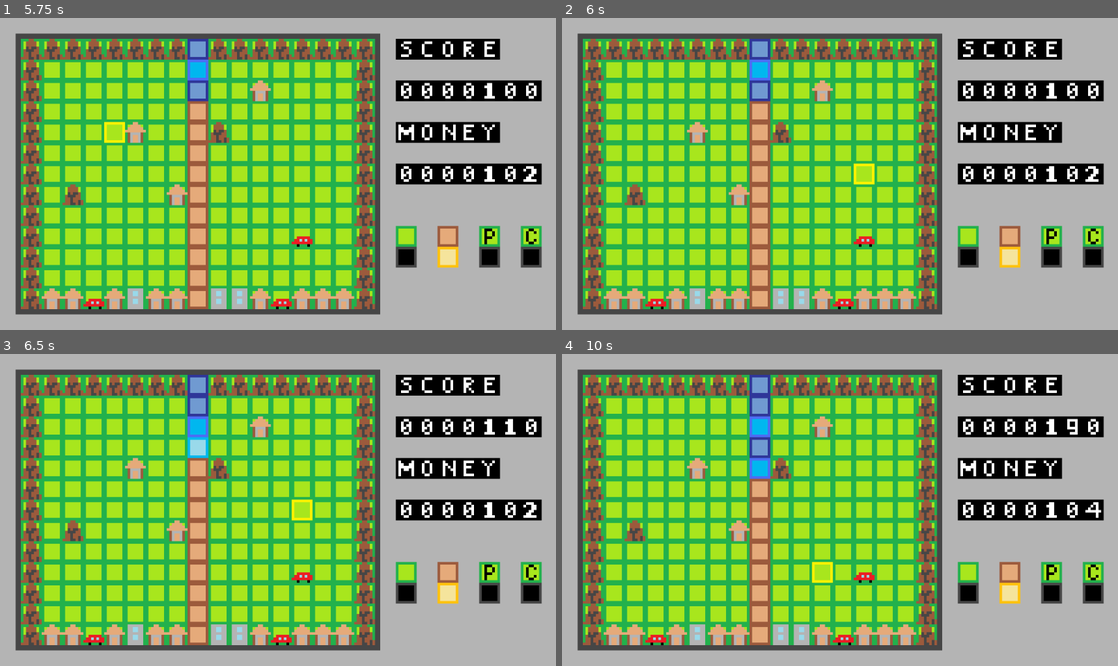
Above: before the commit, frames 1-4 (two rows, left to right).
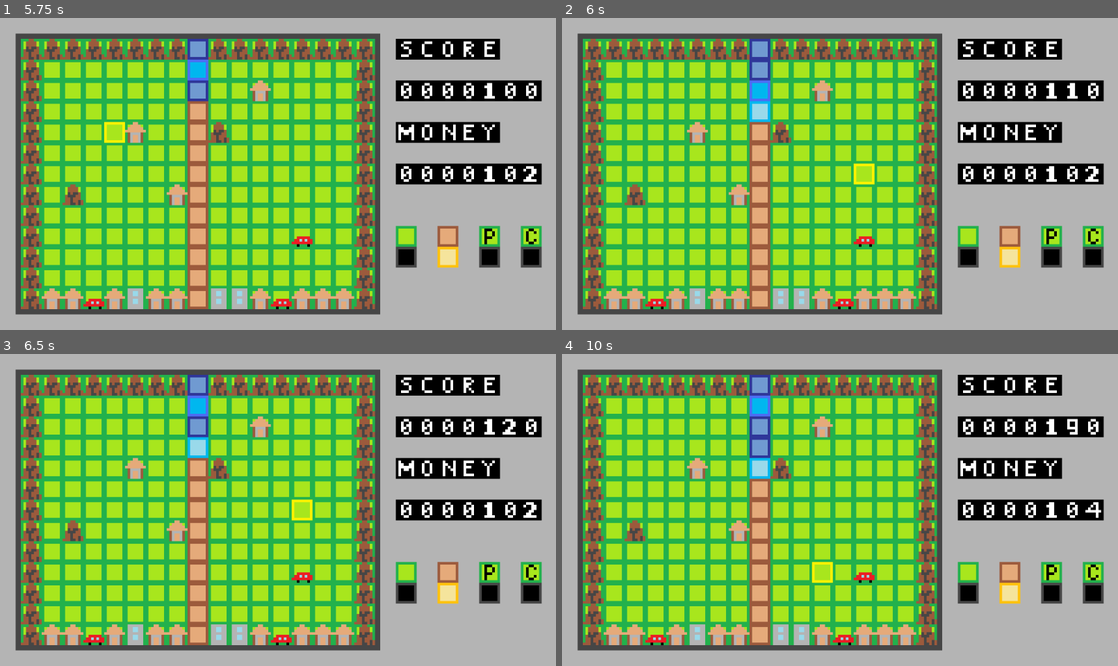
Above: after the commit, the same moments.

Repository: sho16ogura/cs292team5
Game: Godot game, scene res://main menu/main menu/main_menu.tscn
The game is run twice, just before and just after one commit, with the same random seed, the same clock (stepped at 60 frames per second) and the same inputs.
Inputs (mouse positions are in pixels of both pictures, inside the frame that each line leads up to):
- Up to frame 1 (5.75 s): click "Start Game" at 0.5 s; move the mouse to (400, 158) at 1.27 s; tap S (toggle_dig) at 1.35, 2.3, 3.05, 3.6, 4.55, 5.3 s; tap Enter at 2, 5 s; move the mouse to (166, 189) at 2.02 s; click (166, 189) at 2.1 s; move the mouse to (333, 105) at 2.77 s; tap F (toggle_cistern) at 2.85 s; tap Space (pause) at 3.5, 4.9 s; move the mouse to (250, 236) at 3.52 s; move the mouse to (444, 220) at 4.27 s; tap D (toggle_pump) at 4.35 s; move the mouse to (111, 127) at 5.02 s; tap A (toggle_undig) at 5.1 s
- Up to frame 2 (6 s): move the mouse to (867, 174) at 5.77 s; tap S (toggle_dig) at 5.85 s
- Up to frame 3 (6.5 s): no input
- Up to frame 4 (10 s): move the mouse to (756, 432) at 6.52 s; click (756, 432) at 6.6 s; tap S (toggle_dig) at 6.8, 7.55, 8.1, 9.05, 9.8 s; tap Space (pause) at 7.25 s; move the mouse to (962, 494) at 7.27 s; tap F (toggle_cistern) at 7.35 s; move the mouse to (728, 525) at 8.02 s; move the mouse to (895, 441) at 8.77 s; tap D (toggle_pump) at 8.85 s; move the mouse to (812, 572) at 9.52 s; tap A (toggle_undig) at 9.6 s

Frame 1 is identical in both runs. In frame 2, 0.8% of the frame differs, in the area x 33-93%, y 13-34%; in frame 3, 0.5%; in frame 4, 0.8%.

Commit message:
bug fix for UI
- now can display score at the end
- pause functionality is not implemented because I did not know how

Diff:
--- a/team5project/end screen/end_screen.gd
+++ b/team5project/end screen/end_screen.gd
@@ -3,16 +3,17 @@
 
 #@onready var play_again_button = $MarginContainer/HBoxContainer/VBoxContainer/Play_Again_Button
 @onready var main_menu_button = $MarginContainer/HBoxContainer/VBoxContainer/Main_Menu_Button
-@onready var start_level = preload("res://mainGame.tscn") as PackedScene
-@onready var main_menu = preload("res://main menu/main menu/main_menu.tscn") as PackedScene
+#@onready var start_level = preload("res://mainGame.tscn") as PackedScene
+#@onready var main_menu = preload("res://main menu/main menu/main_menu.tscn") as PackedScene
 
 func _ready():
 	#play_again_button.button_down.connect(on_start_pressed)
 	main_menu_button.button_down.connect(main_menu_pressed)
+	set_score(Global.score)
 	#var main_game_script = get_node("res://mainGame.gd")
 
 func on_start_pressed() -> void:
-	get_tree().change_scene_to_packed(start_level)
+	Global.switch_scene("res://mainGame.tscn")
 
 func set_score(score):
 	#var script_main_menu = get_node("res://mainGame.gd")
@@ -20,4 +21,4 @@
 	$MarginContainer/VBoxContainer/Score.text = "Score: " + str(score)
 
 func main_menu_pressed() -> void:
-	get_tree().change_scene_to_packed(main_menu)
+	Global.switch_scene("res://main menu/main menu/main_menu.tscn")
--- /dev/null
+++ b/team5project/global.gd
@@ -0,0 +1,38 @@
+extends Node
+
+var score = 0
+var current_scene = null
+var next_scene = null
+
+func _ready():
+	var root = get_tree().root
+	current_scene = root.get_child(root.get_child_count() - 1)
+
+func switch_scene(res_path):
+	call_deferred("_deferred_switch_scene", res_path)
+
+func switch_scene_without_reset(res_path):
+	if not next_scene:
+		next_scene = current_scene
+		current_scene.free()
+		var s = load(res_path)
+		current_scene = s.instantiate()
+
+		get_tree().root.add_child(current_scene)
+		get_tree().current_scene = current_scene
+	else:
+		var temp = current_scene
+		current_scene.free()
+
+		get_tree().root.add_child(next_scene)
+		get_tree().current_scene = next_scene
+		next_scene = temp
+
+func _deferred_switch_scene(res_path):
+	current_scene.free()
+	var s = load(res_path)
+	current_scene = s.instantiate()
+	get_tree().root.add_child(current_scene)
+	get_tree().current_scene = current_scene
+
+#referenc: https://www.youtube.com/watch?v=RMdf60IAxY0
--- a/team5project/main menu/main menu/main_menu.gd
+++ b/team5project/main menu/main menu/main_menu.gd
@@ -5,7 +5,7 @@
 @onready var exit_button = $MarginContainer/HBoxContainer/VBoxContainer/Exit_Button as Button
 @onready var settings_button = $MarginContainer/HBoxContainer/VBoxContainer/Settings_Button as Button
 #@onready var instruction_button = $MarginContainer/HBoxContainer/VBoxContainer/Instruction_Button as Button
-@onready var start_level = preload("res://mainGame.tscn") as PackedScene
+#@onready var start_level = preload("res://mainGame.tscn") as PackedScene
 @onready var settings_menu = $Settings_Menu as SettingsMenu
 @onready var margin_container = $MarginContainer as MarginContainer
 
@@ -13,7 +13,8 @@
 	handling_connecting_signals()
 
 func on_start_pressed() -> void:
-	get_tree().change_scene_to_packed(start_level)
+	Global.switch_scene("res://mainGame.tscn")
+	#get_tree().change_scene_to_packed(start_level)
 
 func on_exit_pressed() -> void:
 	get_tree().quit()
--- a/team5project/mainGame.gd
+++ b/team5project/mainGame.gd
@@ -110,8 +110,13 @@
 		#update prevhover (to delete previous highlight) and add highlight for current tile
 		prevhover = highlight_tile(prevhover)
 
+	if Input.is_action_just_pressed("pause"):
+		#get_tree().change_scene_to_file("res://pause menu/pause_menu.tscn")
+		#Global.switch_scene_without_reset("res://pause menu/pause_menu.tscn")
+		pass
+
 	#if toggle_dig (J) is pressed, mode change to dig mode
-	if Input.is_action_just_pressed("toggle_dig"):
+	elif Input.is_action_just_pressed("toggle_dig"):
 		mode_state = MODES.DIG
 		print("dig mode")
 		set_tile_type(light_on_location, TILE.LIGHT_OFF)
@@ -420,7 +425,7 @@
 		#if there are river tile and no pump tiles in the neighboring four tiles, increment flood level
 		if 	is_neighbor_deep_or_deepest_river and not is_neighbor_pump:
 			broken_buildings = building_inc_water_level(curr_pos, broken_buildings)
-			score -= 50
+			#score -= 50
 			update_counter(COUNTER.SCORE)
 
 		#if there are pump tile and no river tile in the neighboring for tiles, increment flood level
@@ -439,7 +444,9 @@
 	if can_move_on_to_ending:
 		global_lockout = true
 		print("game over!")
-		get_tree().change_scene_to_file("res://end screen/end_screen.tscn")
+		Global.score = score
+
+		Global.switch_scene("res://end screen/end_screen.tscn")
 
 	if game_over:
 		#inc water level and destruct
@@ -620,15 +627,17 @@
 			tiles_flowed_to[Vector2i(8,1)] = 1
 
 	if get_tile_type(Vector2i(8, 12)) == TILE.WATER and global_lockout == false:
-		global_lockout = true
-		print("game over!")
+		pass
+		#global_lockout = true
+		#print("game over!")
 		#end_screen.set_score(score - 10)
 		#end_screen.visible = true
 		#tilemap.visible = false
 		#score = get_score()
 		#await get_tree().create_timer(2).timeout
-		print(score)
-		get_tree().change_scene_to_file("res://end screen/end_screen.tscn")
+		#print(score)
+		#Global.score = score
+		#get_tree().change_scene_to_file("res://end screen/end_screen.tscn")
 
 	for y in range(12, 0, -1):
 		for x in range(16, 0 , -1):
--- a/team5project/pause menu/pause_menu.tscn
+++ b/team5project/pause menu/pause_menu.tscn
@@ -73,6 +73,7 @@
 text = "Resume Game"
 
 [node name="Instruction_Button" type="Button" parent="GridContainer"]
+visible = false
 layout_mode = 2
 theme_override_fonts/font = SubResource("SystemFont_junjl")
 text = "Instruction"
--- a/team5project/project.godot
+++ b/team5project/project.godot
@@ -14,6 +14,10 @@
 run/main_scene="res://main menu/main menu/main_menu.tscn"
 config/features=PackedStringArray("4.2", "Mobile")
 config/icon="res://icon.svg"
+
+[autoload]
+
+Global="*res://global.gd"
 
 [display]
 
